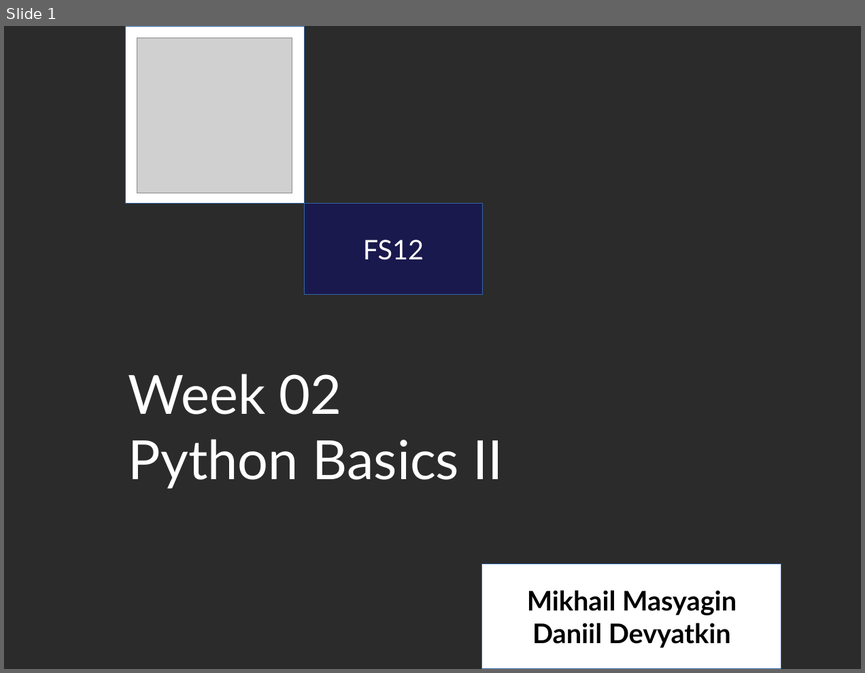
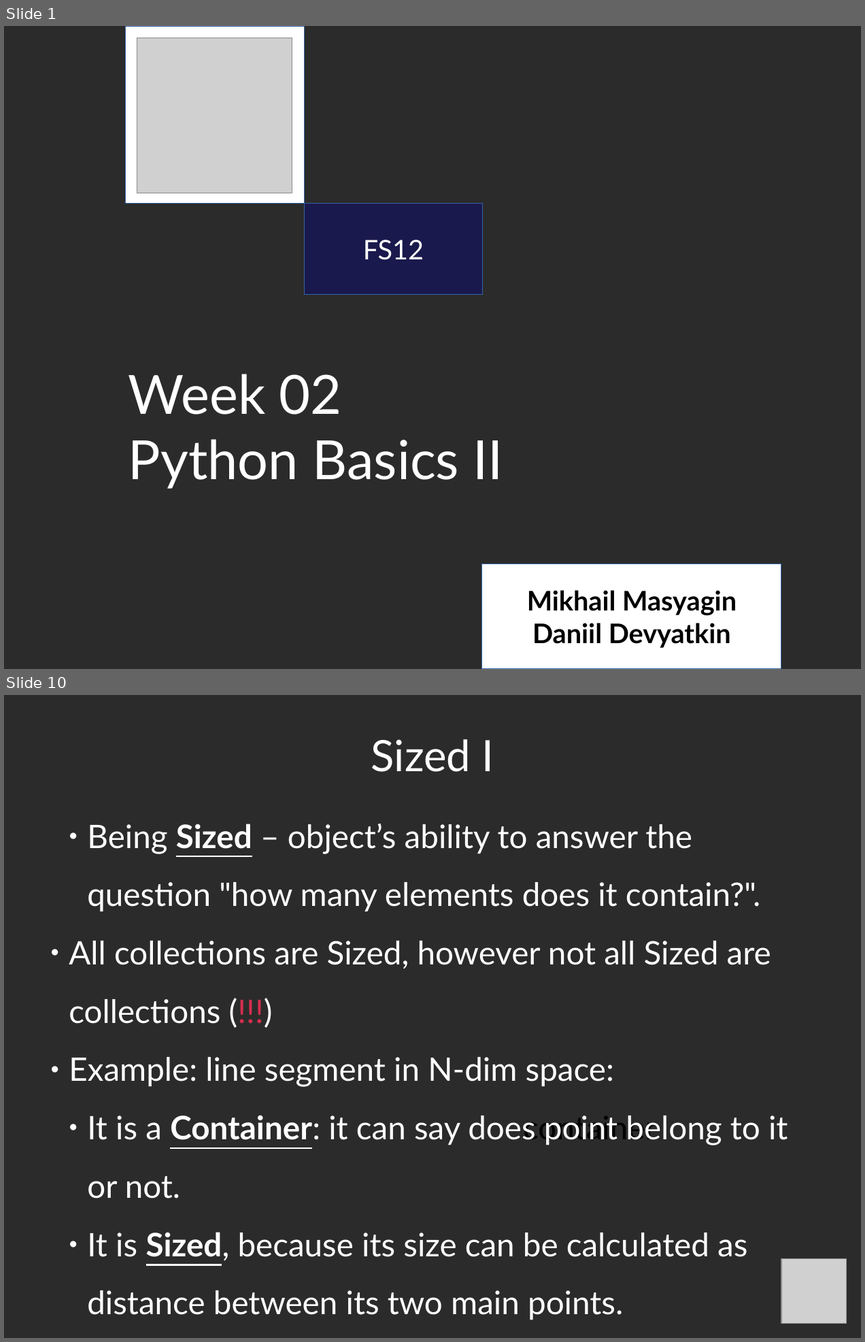
Before and after one commit to bmstu-fs12/01-sem-py-algo, a slide deck: week-02/presentation_1_4x3.odp. Shown one above the other, each under a label of ours: slide 1 before the commit, slides 1 and 10 after it; the slides between them are not shown. The pictures are 865x673 and 865x1342 pixels, drawn with LibreOffice and Linux fonts; fonts in the diff are those of the drawing; grey boxes stand for pictures; background and template pictures are left out; a plain dark background stands for a picture behind light text. Boxes give left, top, right and bottom in pixels: in the first picture for what was removed or moved away, otherwise in the second. Text is boxed around its words. In the diff, an @@ line names an element or a change of style, - is before the commit and + after.

```diff
--- a/week-02/presentation_1_4x3.odp
+++ b/week-02/presentation_1_4x3.odp
@@ slide 10 added at box(4, 695, 861, 1338), background picture (left out) @@
@@ title added at box(371, 739, 494, 772), 40 pt, text #FFFFFF @@
+Sized I
@@ text added at box(69, 824, 787, 1319), 30 pt, text #FFFFFF @@
+  ● Being Sized – object’s ability to answer the question "how many elements does it contain?".
+● All collections are Sized, however not all Sized are collections (!!!)
+● Example: line segment in N-dim space:
+  ● It is a Container: it can say does point belong to it or not.
+  ● It is Sized, because its size can be calculated as distance between its two main points.
+  ● It is not Iterable, because it contains infinite number of elements.
@@ text added at box(523, 1115, 657, 1144), 30 pt, text #000000 @@
+container
@@ picture added at box(781, 1259, 846, 1323) @@
```
Also in this commit, not shown: 1 slide changed, 15 other slides added, 3 other files.
